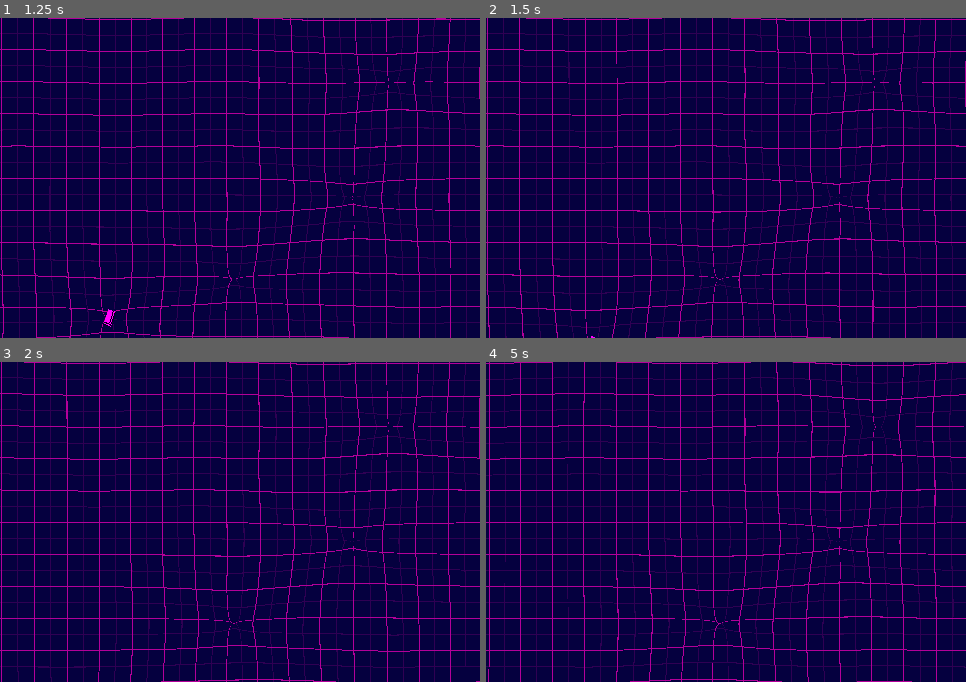
Above: before the commit, frames 1-4 (two rows, left to right).
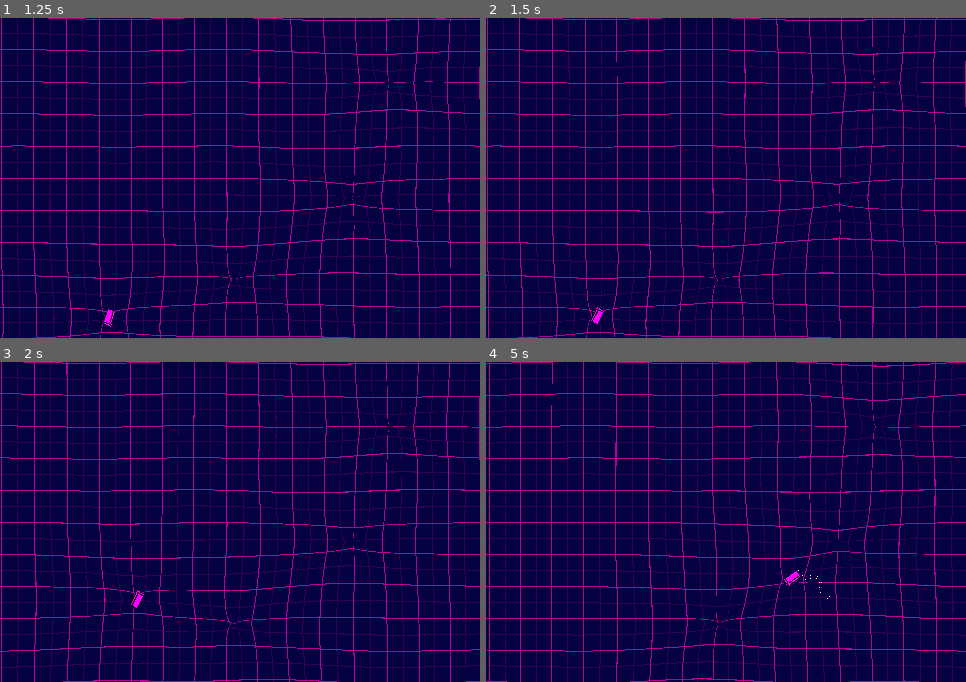
Above: after the commit, the same moments.

Repository: 3xcpy/roguelike-arcade-driving
Game: Godot game, scene res://scenes/stage.tscn
Same seed, same stepped clock (60 frames per second), same inputs: the game is played once before the commit and once after it.
Inputs:
- Up to frame 1 (1.25 s): tap Enter at 0.5 s; hold Right (steer_right) from 0.53 s (still down); tap Alt at 0.6 s
- Up to frame 2 (1.5 s): release Right (steer_right) at 1.28 s; hold Down from 1.28 s (still down); tap Shift at 1.35 s
- Up to frame 3 (2 s): keep holding Down
- Up to frame 4 (5 s): release Down at 2.03 s; hold Right (steer_right) 2.03-2.78 s; tap Alt at 2.1, 3.6 s; hold Up 2.78-3.53 s; tap Shift at 2.85, 4.35 s; hold Left (steer_left) from 3.53 s (still down)

Frame 1 is identical in both runs. In frame 2, 2.9% of the frame differs, in the area x 0-99%, y 0-100%; in frame 3, 5.4%; in frame 4, 8.1%, in the area x 0-100%, y 0-100%.

Commit message:
add collision handling

Diff:
--- a/scenes/player.tscn
+++ b/scenes/player.tscn
@@ -62,6 +62,7 @@
 modulate = Color(18.892157, 18.892157, 18.892157, 1)
 z_index = -1
 position = Vector2(-8, 0)
+emitting = false
 amount = 16
 lifetime = 0.25
 process_material = SubResource("ParticleProcessMaterial_3vyb7")
--- a/scenes/stage.tscn
+++ b/scenes/stage.tscn
@@ -24,6 +24,17 @@
 glow_hdr_threshold = 0.95
 glow_hdr_scale = 0.5
 glow_hdr_luminance_cap = 20.0
+
+[sub_resource type="WorldBoundaryShape2D" id="WorldBoundaryShape2D_2so7o"]
+normal = Vector2(0, 1)
+
+[sub_resource type="WorldBoundaryShape2D" id="WorldBoundaryShape2D_st0q7"]
+normal = Vector2(1, 0)
+
+[sub_resource type="WorldBoundaryShape2D" id="WorldBoundaryShape2D_1hwpr"]
+
+[sub_resource type="WorldBoundaryShape2D" id="WorldBoundaryShape2D_dexii"]
+normal = Vector2(-1, 0)
 
 [node name="Stage" type="Node2D"]
 
@@ -68,3 +79,19 @@
 
 [node name="WorldEnvironment" type="WorldEnvironment" parent="."]
 environment = SubResource("Environment_2so7o")
+
+[node name="StaticBody2D" type="StaticBody2D" parent="." groups=["LevelColliders"]]
+
+[node name="CollisionShape2D" type="CollisionShape2D" parent="StaticBody2D"]
+shape = SubResource("WorldBoundaryShape2D_2so7o")
+
+[node name="CollisionShape2D2" type="CollisionShape2D" parent="StaticBody2D"]
+shape = SubResource("WorldBoundaryShape2D_st0q7")
+
+[node name="CollisionShape2D3" type="CollisionShape2D" parent="StaticBody2D"]
+position = Vector2(480, 320)
+shape = SubResource("WorldBoundaryShape2D_1hwpr")
+
+[node name="CollisionShape2D4" type="CollisionShape2D" parent="StaticBody2D"]
+position = Vector2(480, 320)
+shape = SubResource("WorldBoundaryShape2D_dexii")
--- a/scripts/player.gd
+++ b/scripts/player.gd
@@ -2,6 +2,7 @@
 
 @export var speed: float = 200.0
 @export var accel: float = 100.0
+@export var bounce_force: float = 100.0
 
 @export var steer_strength: float = 30.0
 
@@ -36,9 +37,17 @@
 	else: # drifting
 		current_traction = drift_traction
 		drift_particles.amount_ratio = ((velocity.length() / speed) - 0.5) * 2.0
-		print(drift_particles.amount_ratio)
 		drift_particles.emitting = true
 
 	velocity = lerp(velocity, new_dir * velocity.length(), current_traction * delta)
 	rotation = new_dir.angle()
+
+	for i in get_slide_collision_count():
+		var col := get_slide_collision(i)
+		if col.get_collider():
+			if col.get_collider().is_in_group("LevelColliders"):
+				velocity = col.get_normal() * bounce_force
+				if col.get_normal().dot(transform.x) < -0.8:
+					rotation_degrees = rotation_degrees + 180.0
+
 	move_and_slide()
Not shown: 1 places in scenes/stage.tscn that only renumber resources
